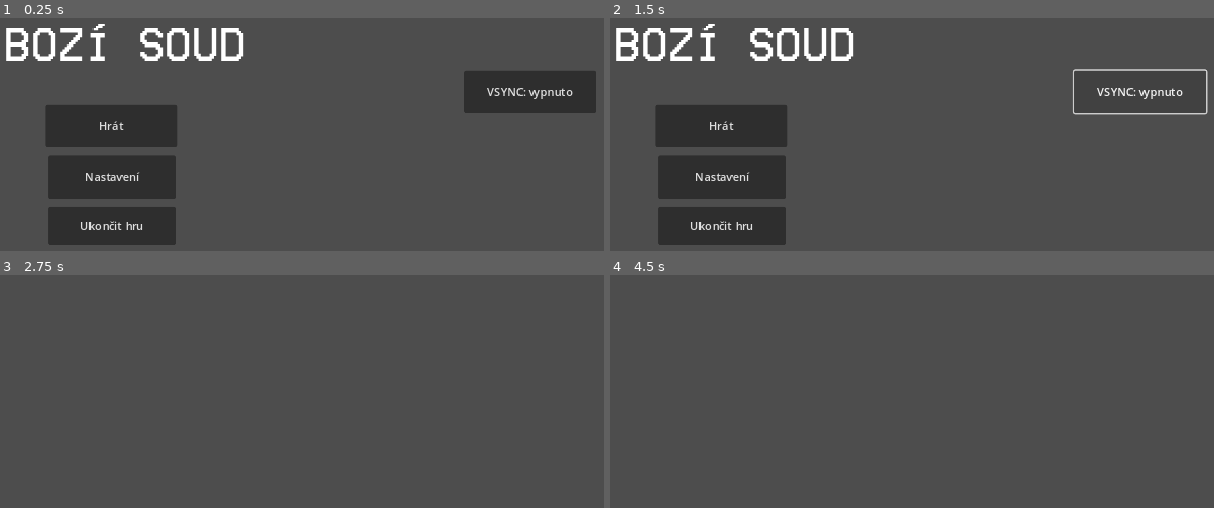
Above: before the commit, frames 1-4 (two rows, left to right).
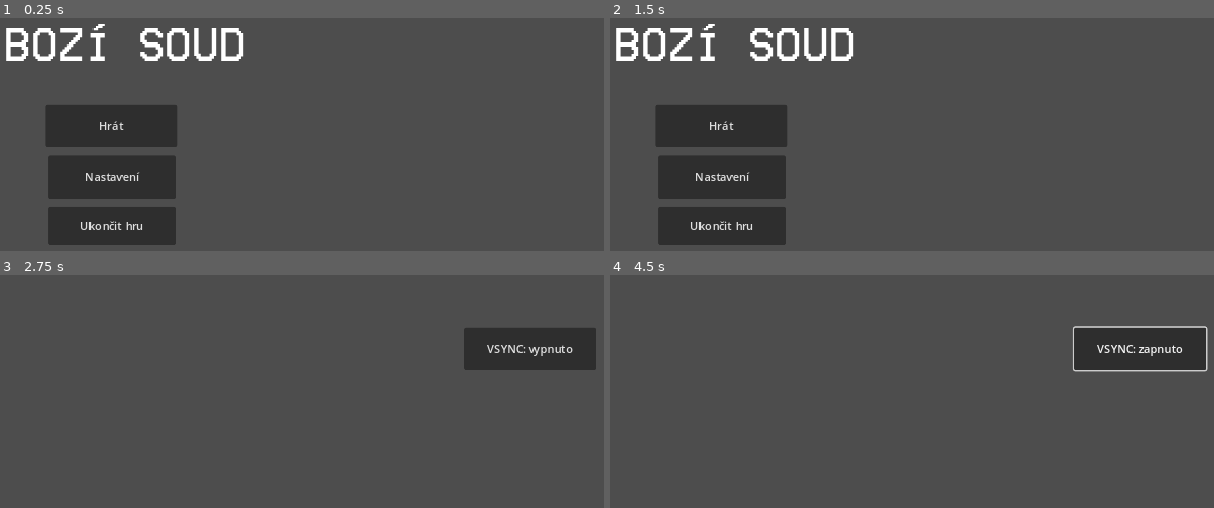
Above: after the commit, the same moments.

Repository: tomkoid/bozi-soud
Game: Godot game, scene res://scenes/menu.tscn
Same seed, same stepped clock (60 frames per second), same inputs: the game is played once before the commit and once after it.
Inputs (mouse positions are in pixels of both pictures, inside the frame that each line leads up to):
- Up to frame 1 (0.25 s): no input
- Up to frame 2 (1.5 s): click (1141, 92) at 0.5 s, where only the run before the commit has a clickable "VSYNC: vypnuto"; click (1141, 92) at 1.25 s, where only the run before the commit has a clickable "VSYNC: adaptivní"
- Up to frame 3 (2.75 s): click "Nastavení" at 2 s
- Up to frame 4 (4.5 s): click (1141, 349) at 2.75 s, where only the run after the commit has a clickable "VSYNC: vypnuto"; click (1141, 349) at 3.5 s, where only the run after the commit has a clickable "VSYNC: adaptivní"; tap Enter (ui_accept) at 4.25 s; move the mouse to (1123, 428) at 4.27 s; hold D (right_move) from 4.28 s (still down)

The runs differ from the first frame. In frame 1, 3.9% of the frame differs, in the area x 76-99%, y 22-41%; in frame 2, 0.7%; in frame 3, 3.9%; in frame 4, 4.3%, in the area x 76-100%, y 21-42%.

Commit message:
moved vsync button to settings scene (may have bugs)

Diff:
--- a/scenes/menu.gd
+++ b/scenes/menu.gd
@@ -2,24 +2,7 @@
 
 
 # Called when the node enters the scene tree for the first time.
-func _ready() -> void:
-	$VsyncButton.text = check_vsync_mode(DisplayServer.window_get_vsync_mode())
 
-	pass # Replace with function body.
-
-func check_vsync_mode(mode: int) -> String:
-	if mode == DisplayServer.VSYNC_DISABLED:
-		return "VSYNC: vypnuto"
-	if mode == DisplayServer.VSYNC_ENABLED:
-		return "VSYNC: zapnuto"
-	if mode == DisplayServer.VSYNC_ADAPTIVE:
-		return "VSYNC: adaptivní"
-
-	return "VSYNC: neznámý"
-
-# Called every frame. 'delta' is the elapsed time since the previous frame.
-func _process(delta: float) -> void:
-	pass
 
 
 func _on_button_pressed() -> void:
@@ -27,18 +10,7 @@
 	pass # Replace with function body.
 
 
-var vsync_index = 1
 
-func _on_vsync_button_pressed() -> void:
-	vsync_index += 1
-
-	# reset vsync_index
-	if vsync_index == 3:
-		vsync_index = 0
-
-	$VsyncButton.text = check_vsync_mode(vsync_index)
-	DisplayServer.window_set_vsync_mode(vsync_index)
-	pass # Replace with function body.
 
 
 func _on_settings_button_pressed():
--- a/scenes/menu.tscn
+++ b/scenes/menu.tscn
@@ -14,13 +14,6 @@
 theme_override_fonts/normal_font = ExtResource("2_bo2sx")
 theme_override_font_sizes/normal_font_size = 66
 text = "BOZÍ SOUD"
-
-[node name="VsyncButton" type="Button" parent="."]
-offset_left = 762.0
-offset_top = 145.0
-offset_right = 952.0
-offset_bottom = 206.0
-text = "VSYNC: disabled"
 
 [node name="Button" type="Button" parent="."]
 offset_left = 159.0
@@ -43,7 +36,6 @@
 offset_bottom = 396.0
 text = "Ukončit hru"
 
-[connection signal="pressed" from="VsyncButton" to="." method="_on_vsync_button_pressed"]
 [connection signal="pressed" from="Button" to="." method="_on_button_pressed"]
 [connection signal="pressed" from="SettingsButton" to="." method="_on_settings_button_pressed"]
 [connection signal="pressed" from="QuitButton" to="." method="_on_quit_button_pressed"]
--- /dev/null
+++ b/scenes/settings.gd
@@ -0,0 +1,32 @@
+extends Control
+
+# Called when the node enters the scene tree for the first time.
+func _ready() -> void:
+	$VsyncButton.text = check_vsync_mode(DisplayServer.window_get_vsync_mode())
+
+	pass # Replace with function body.
+
+func check_vsync_mode(mode: int) -> String:
+	if mode == DisplayServer.VSYNC_DISABLED:
+		return "VSYNC: vypnuto"
+	if mode == DisplayServer.VSYNC_ENABLED:
+		return "VSYNC: zapnuto"
+	if mode == DisplayServer.VSYNC_ADAPTIVE:
+		return "VSYNC: adaptivní"
+
+	return "VSYNC: neznámý"
+
+
+
+var vsync_index = 1
+
+func _on_vsync_button_pressed() -> void:
+	vsync_index += 1
+
+	# reset vsync_index
+	if vsync_index == 3:
+		vsync_index = 0
+
+	$VsyncButton.text = check_vsync_mode(vsync_index)
+	DisplayServer.window_set_vsync_mode(vsync_index)
+	pass # Replace with function body.
--- a/scenes/settings.tscn
+++ b/scenes/settings.tscn
@@ -1,4 +1,6 @@
-[gd_scene format=3 uid="uid://bfubsfvmjqgh8"]
+[gd_scene load_steps=2 format=3 uid="uid://bfubsfvmjqgh8"]
+
+[ext_resource type="Script" path="res://scenes/settings.gd" id="1_ky2qt"]
 
 [node name="Settings" type="Control"]
 layout_mode = 3
@@ -7,3 +9,13 @@
 anchor_bottom = 1.0
 grow_horizontal = 2
 grow_vertical = 2
+script = ExtResource("1_ky2qt")
+
+[node name="VsyncButton" type="Button" parent="."]
+offset_left = 762.0
+offset_top = 145.0
+offset_right = 952.0
+offset_bottom = 206.0
+text = "VSYNC: disabled"
+
+[connection signal="pressed" from="VsyncButton" to="." method="_on_vsync_button_pressed"]
